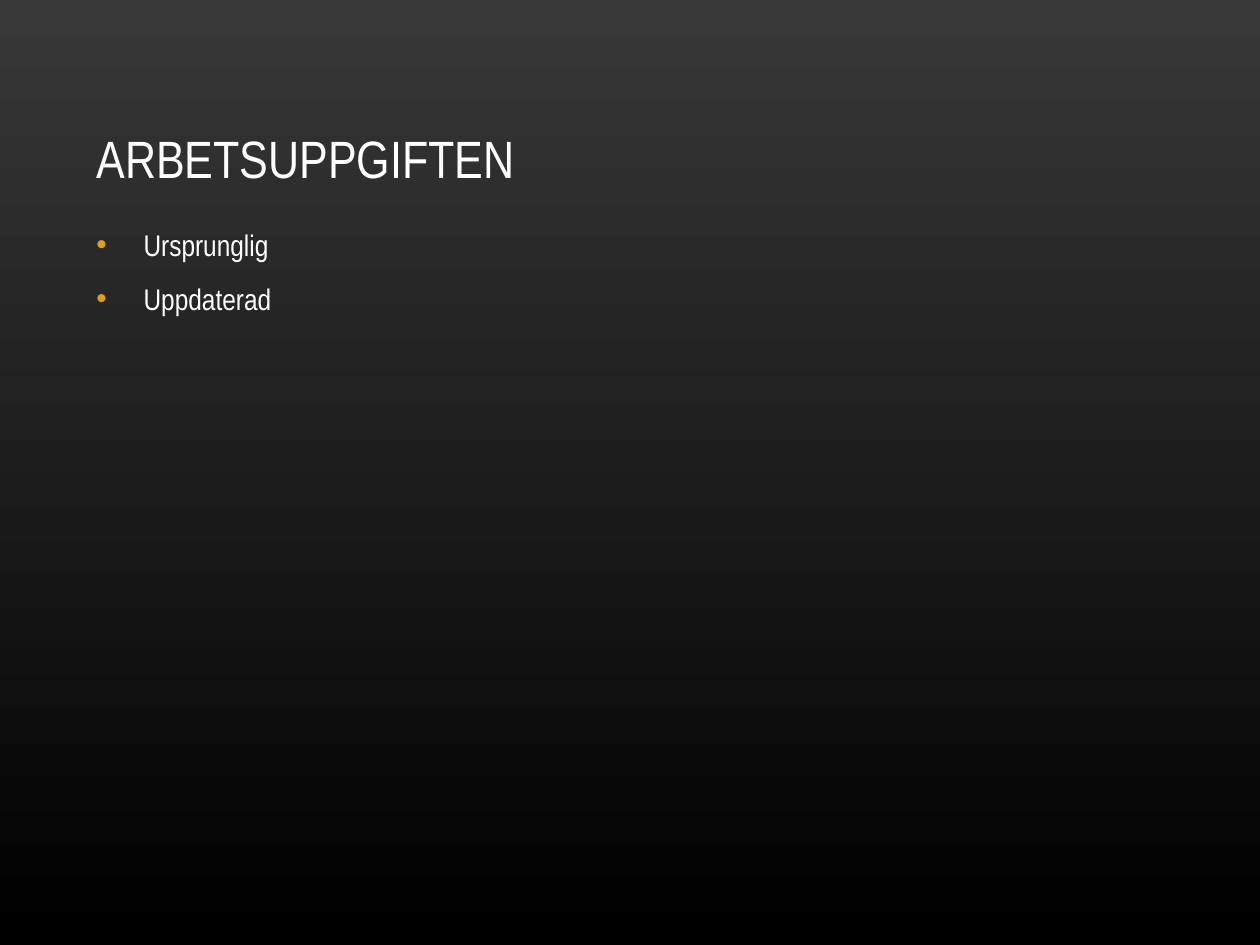
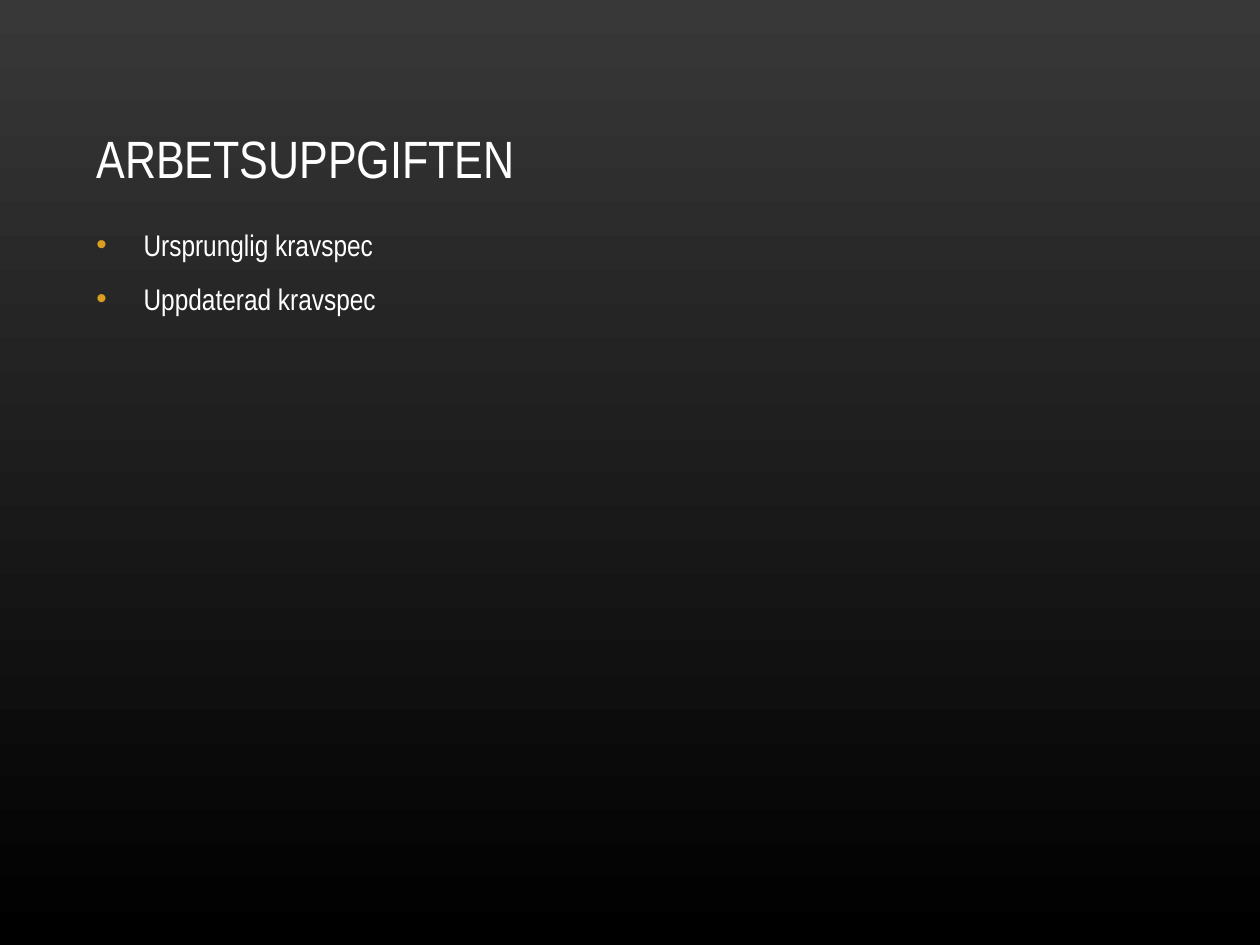
Before and after one commit to nbt11nsn/mobow, a slide deck: slide 3 of dokument/Mobow-slutpresentation.ppt. Drawn at 1260x945 pixels with LibreOffice and Linux fonts; fonts in the diff are those of the drawing; background and template pictures are left out. Boxes give left, top, right and bottom in pixels: in the first picture for what was removed or moved away, otherwise in the second. Text is boxed around its words. In the diff, an @@ line names an element or a change of style, - is before the commit and + after.

```diff
--- a/dokument/Mobow-slutpresentation.ppt
+++ b/dokument/Mobow-slutpresentation.ppt
@@ text at (144,234,376,316): text changed @@
-• Ursprunglig
-• Uppdaterad
+• Ursprunglig kravspec
+• Uppdaterad kravspec
```
Also in this commit, not shown: 6 other slides changed, 1 slide added, 2 other files.
